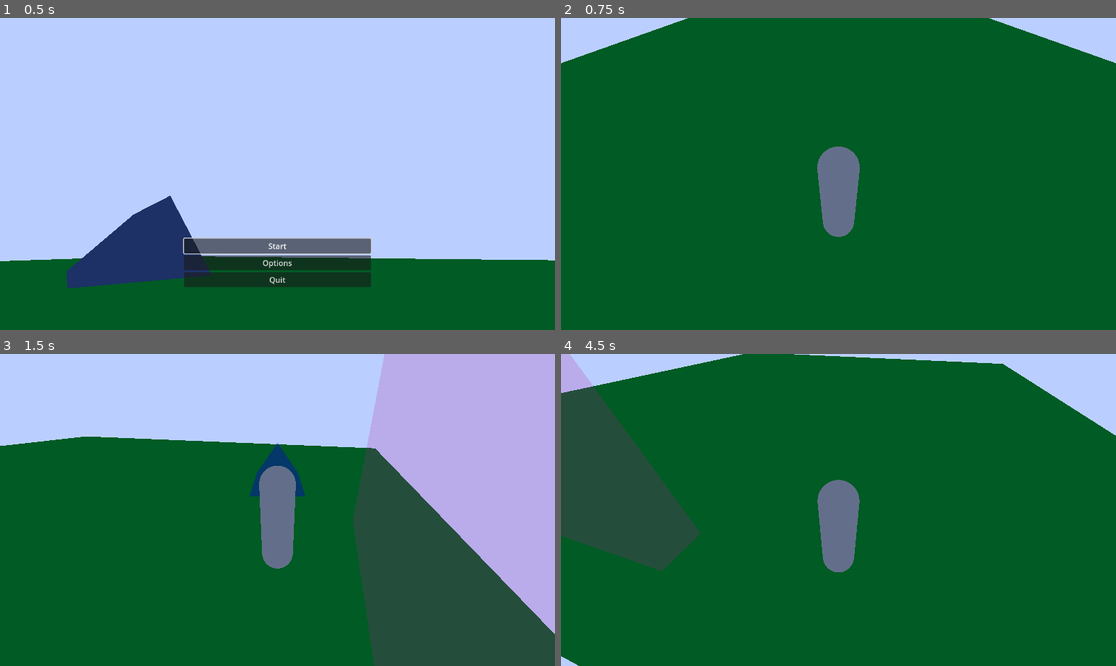
Above: before the commit, frames 1-4 (two rows, left to right).
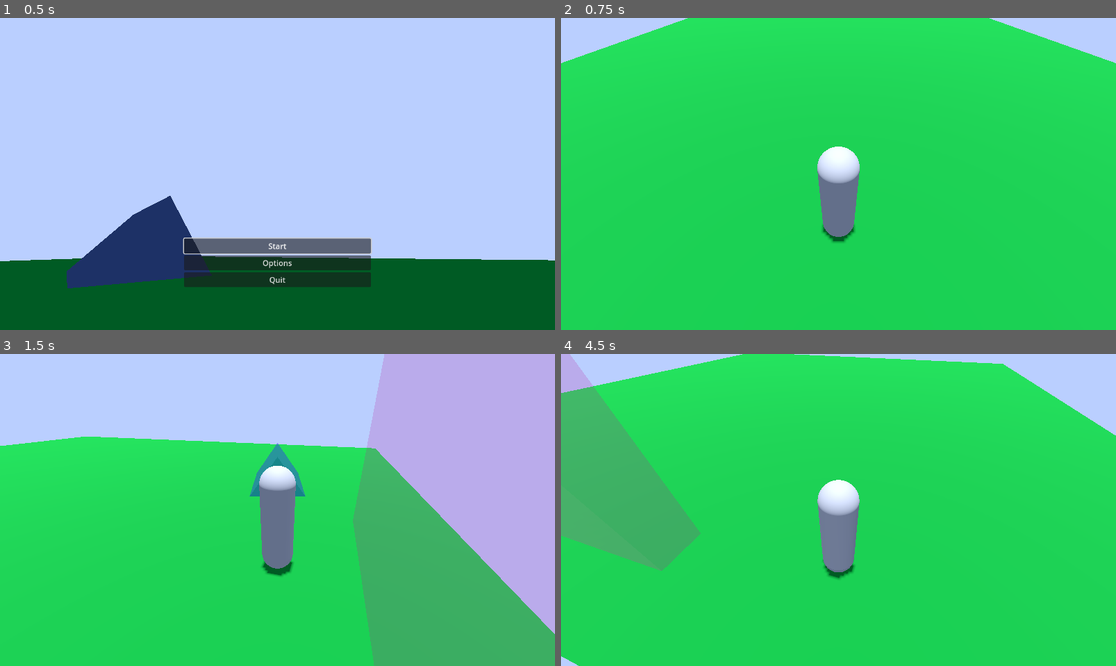
Above: after the commit, the same moments.

Repository: Wake1st/CritterCamper
Game: Godot game, scene res://game_manager.tscn
The game is run twice, just before and just after one commit, with the same random seed, the same clock (stepped at 60 frames per second) and the same inputs.
Inputs (mouse positions are in pixels of both pictures, inside the frame that each line leads up to):
- Up to frame 1 (0.5 s): no input
- Up to frame 2 (0.75 s): click "Start" at 0.5 s
- Up to frame 3 (1.5 s): tap Enter at 1.25 s; move the mouse to (399, 494) at 1.27 s; hold D (right) from 1.28 s (still down); tap E (action) at 1.35 s
- Up to frame 4 (4.5 s): release D (right) at 2 s; click "Start" at 2 s; tap Space at 2.75 s; move the mouse to (727, 525) at 2.77 s; hold S (backward) 2.78-3.53 s; tap Q (undo_action) at 2.85, 4.35 s; move the mouse to (894, 441) at 3.52 s; hold D (right) 3.53-4.28 s; tap E (action) at 3.6 s; move the mouse to (810, 572) at 4.27 s; hold W (forward) from 4.28 s (still down)

Frame 1 is identical in both runs. In frame 2, 96% of the frame differs, in the area x 0-100%, y 0-100%; in frame 3, 60%; in frame 4, 93%.

Commit message:
init - day/night cycle

Diff:
--- a/levels/01_verdant_slopes.tscn
+++ b/levels/01_verdant_slopes.tscn
@@ -5,18 +5,11 @@
 [ext_resource type="PackedScene" uid="uid://b5bboklyil8t1" path="res://player/player.tscn" id="2_y3av3"]
 [ext_resource type="PackedScene" uid="uid://dgba7pf3blkj" path="res://entry.tscn" id="5_76kv4"]
 [ext_resource type="Script" path="res://levels/BuildManager.gd" id="6_j4p5o"]
-
-[sub_resource type="Environment" id="Environment_g84ct"]
-background_mode = 1
-background_color = Color(0.729412, 0.811765, 1, 1)
-ambient_light_color = Color(0.0666667, 0.956863, 1, 1)
+[ext_resource type="PackedScene" uid="uid://bsigtaboy2luy" path="res://sky.tscn" id="6_tueyb"]
 
 [node name="01_VerdantSlopes" type="Node3D"]
 process_mode = 1
 script = ExtResource("1_aevsk")
-
-[node name="WorldEnvironment" type="WorldEnvironment" parent="."]
-environment = SubResource("Environment_g84ct")
 
 [node name="CampGround" parent="." instance=ExtResource("1_dosqa")]
 
@@ -31,6 +24,8 @@
 [node name="BuildManager" type="Node3D" parent="."]
 script = ExtResource("6_j4p5o")
 
+[node name="Sky" parent="." instance=ExtResource("6_tueyb")]
+
 [connection signal="placed_item" from="Player/BuildPoint" to="BuildManager" method="_on_build_point_placed_item"]
 [connection signal="removed_item" from="Player/BuildPoint" to="BuildManager" method="_on_build_point_removed_item"]
 
--- a/project.godot
+++ b/project.godot
@@ -55,5 +55,4 @@
 
 [rendering]
 
-renderer/rendering_method="gl_compatibility"
 renderer/rendering_method.mobile="gl_compatibility"
--- /dev/null
+++ b/sky.gd
@@ -0,0 +1,15 @@
+extends Node
+
+
+@export var startHour:float = 12.0
+@export var secPerHour:float = 60.0
+
+
+func _ready():
+	setup_animations($WorldEnvironment/AnimationPlayer)
+	setup_animations($DirectionalLight3D/AnimationPlayer)
+
+
+func setup_animations(anim:AnimationPlayer):
+	anim.seek(startHour)
+	anim.speed_scale = 1.0/secPerHour
--- /dev/null
+++ b/sky.tscn
@@ -0,0 +1,179 @@
+[gd_scene load_steps=9 format=3 uid="uid://bsigtaboy2luy"]
+
+[ext_resource type="Script" path="res://sky.gd" id="1_hj4v8"]
+
+[sub_resource type="Environment" id="Environment_g84ct"]
+background_mode = 1
+background_color = Color(0.729412, 0.811765, 1, 1)
+ambient_light_color = Color(0.729412, 0.811765, 1, 1)
+ambient_light_energy = 0.0
+
+[sub_resource type="Animation" id="Animation_mpjg2"]
+length = 0.001
+tracks/0/type = "value"
+tracks/0/imported = false
+tracks/0/enabled = true
+tracks/0/path = NodePath(".:environment:background_color")
+tracks/0/interp = 1
+tracks/0/loop_wrap = true
+tracks/0/keys = {
+"times": PackedFloat32Array(0),
+"transitions": PackedFloat32Array(1),
+"update": 0,
+"values": [Color(0.729412, 0.811765, 1, 1)]
+}
+tracks/1/type = "value"
+tracks/1/imported = false
+tracks/1/enabled = true
+tracks/1/path = NodePath(".:environment:ambient_light_color")
+tracks/1/interp = 1
+tracks/1/loop_wrap = true
+tracks/1/keys = {
+"times": PackedFloat32Array(0),
+"transitions": PackedFloat32Array(1),
+"update": 0,
+"values": [Color(0.729412, 0.811765, 1, 1)]
+}
+tracks/2/type = "value"
+tracks/2/imported = false
+tracks/2/enabled = true
+tracks/2/path = NodePath(".:environment:ambient_light_energy")
+tracks/2/interp = 1
+tracks/2/loop_wrap = true
+tracks/2/keys = {
+"times": PackedFloat32Array(0),
+"transitions": PackedFloat32Array(1),
+"update": 0,
+"values": [0.0]
+}
+
+[sub_resource type="Animation" id="Animation_iy1qv"]
+resource_name = "SkyColor"
+length = 24.0
+loop_mode = 1
+tracks/0/type = "value"
+tracks/0/imported = false
+tracks/0/enabled = true
+tracks/0/path = NodePath(".:environment:background_color")
+tracks/0/interp = 1
+tracks/0/loop_wrap = true
+tracks/0/keys = {
+"times": PackedFloat32Array(0, 4, 8, 16, 20, 24),
+"transitions": PackedFloat32Array(1, 1, 1, 1, 1, 1),
+"update": 0,
+"values": [Color(0.0156863, 0.00784314, 0.160784, 1), Color(0.0156863, 0.00784314, 0.160784, 1), Color(0.729412, 0.811765, 1, 1), Color(0.729412, 0.811765, 1, 1), Color(0.0156863, 0.00784314, 0.160784, 1), Color(0.0156863, 0.00784314, 0.160784, 1)]
+}
+tracks/1/type = "value"
+tracks/1/imported = false
+tracks/1/enabled = true
+tracks/1/path = NodePath(".:environment:ambient_light_color")
+tracks/1/interp = 1
+tracks/1/loop_wrap = true
+tracks/1/keys = {
+"times": PackedFloat32Array(0, 4, 8, 16, 20, 24),
+"transitions": PackedFloat32Array(1, 1, 1, 1, 1, 1),
+"update": 0,
+"values": [Color(0.0156863, 0.00784314, 0.160784, 1), Color(0.0156863, 0.00784314, 0.160784, 1), Color(0.729412, 0.811765, 1, 1), Color(0.729412, 0.811765, 1, 1), Color(0.0156863, 0.00784314, 0.160784, 1), Color(0.0156863, 0.00784314, 0.160784, 1)]
+}
+tracks/2/type = "value"
+tracks/2/imported = false
+tracks/2/enabled = true
+tracks/2/path = NodePath(".:environment:ambient_light_energy")
+tracks/2/interp = 1
+tracks/2/loop_wrap = true
+tracks/2/keys = {
+"times": PackedFloat32Array(0, 4, 6, 18, 20, 24),
+"transitions": PackedFloat32Array(1, 1, 1, 1, 1, 1),
+"update": 0,
+"values": [0.0, 0.0, 1.0, 1.0, 0.0, 0.0]
+}
+
+[sub_resource type="AnimationLibrary" id="AnimationLibrary_t673e"]
+_data = {
+"RESET": SubResource("Animation_mpjg2"),
+"SkyColor": SubResource("Animation_iy1qv")
+}
+
+[sub_resource type="Animation" id="Animation_25f3t"]
+length = 0.001
+tracks/0/type = "value"
+tracks/0/imported = false
+tracks/0/enabled = true
+tracks/0/path = NodePath(".:rotation")
+tracks/0/interp = 1
+tracks/0/loop_wrap = true
+tracks/0/keys = {
+"times": PackedFloat32Array(0),
+"transitions": PackedFloat32Array(1),
+"update": 0,
+"values": [Vector3(-1.5708, 0, 0)]
+}
+tracks/1/type = "value"
+tracks/1/imported = false
+tracks/1/enabled = true
+tracks/1/path = NodePath(".:light_energy")
+tracks/1/interp = 1
+tracks/1/loop_wrap = true
+tracks/1/keys = {
+"times": PackedFloat32Array(0),
+"transitions": PackedFloat32Array(1),
+"update": 0,
+"values": [1.0]
+}
+
+[sub_resource type="Animation" id="Animation_d5qtw"]
+resource_name = "SunRotate"
+length = 24.0
+loop_mode = 1
+tracks/0/type = "value"
+tracks/0/imported = false
+tracks/0/enabled = true
+tracks/0/path = NodePath(".:rotation")
+tracks/0/interp = 1
+tracks/0/loop_wrap = true
+tracks/0/keys = {
+"times": PackedFloat32Array(0, 24),
+"transitions": PackedFloat32Array(1, 1),
+"update": 0,
+"values": [Vector3(-4.71239, 0, 0), Vector3(1.5708, 0, 0)]
+}
+tracks/1/type = "value"
+tracks/1/imported = false
+tracks/1/enabled = true
+tracks/1/path = NodePath(".:light_energy")
+tracks/1/interp = 1
+tracks/1/loop_wrap = true
+tracks/1/keys = {
+"times": PackedFloat32Array(0, 5.9, 6, 18, 18.1, 24),
+"transitions": PackedFloat32Array(1, 1, 1, 1, 1, 1),
+"update": 0,
+"values": [0.0, 0.0, 1.0, 1.0, 0.0, 0.0]
+}
+
+[sub_resource type="AnimationLibrary" id="AnimationLibrary_brweg"]
+_data = {
+"RESET": SubResource("Animation_25f3t"),
+"SunRotate": SubResource("Animation_d5qtw")
+}
+
+[node name="Sky" type="Node"]
+script = ExtResource("1_hj4v8")
+
+[node name="WorldEnvironment" type="WorldEnvironment" parent="."]
+environment = SubResource("Environment_g84ct")
+
+[node name="AnimationPlayer" type="AnimationPlayer" parent="WorldEnvironment"]
+autoplay = "SkyColor"
+libraries = {
+"": SubResource("AnimationLibrary_t673e")
+}
+
+[node name="DirectionalLight3D" type="DirectionalLight3D" parent="."]
+transform = Transform3D(1, 0, 0, 0, -3.61999e-06, 1, 0, -1, -3.61999e-06, 0, 15, 0)
+shadow_enabled = true
+
+[node name="AnimationPlayer" type="AnimationPlayer" parent="DirectionalLight3D"]
+autoplay = "SunRotate"
+libraries = {
+"": SubResource("AnimationLibrary_brweg")
+}
